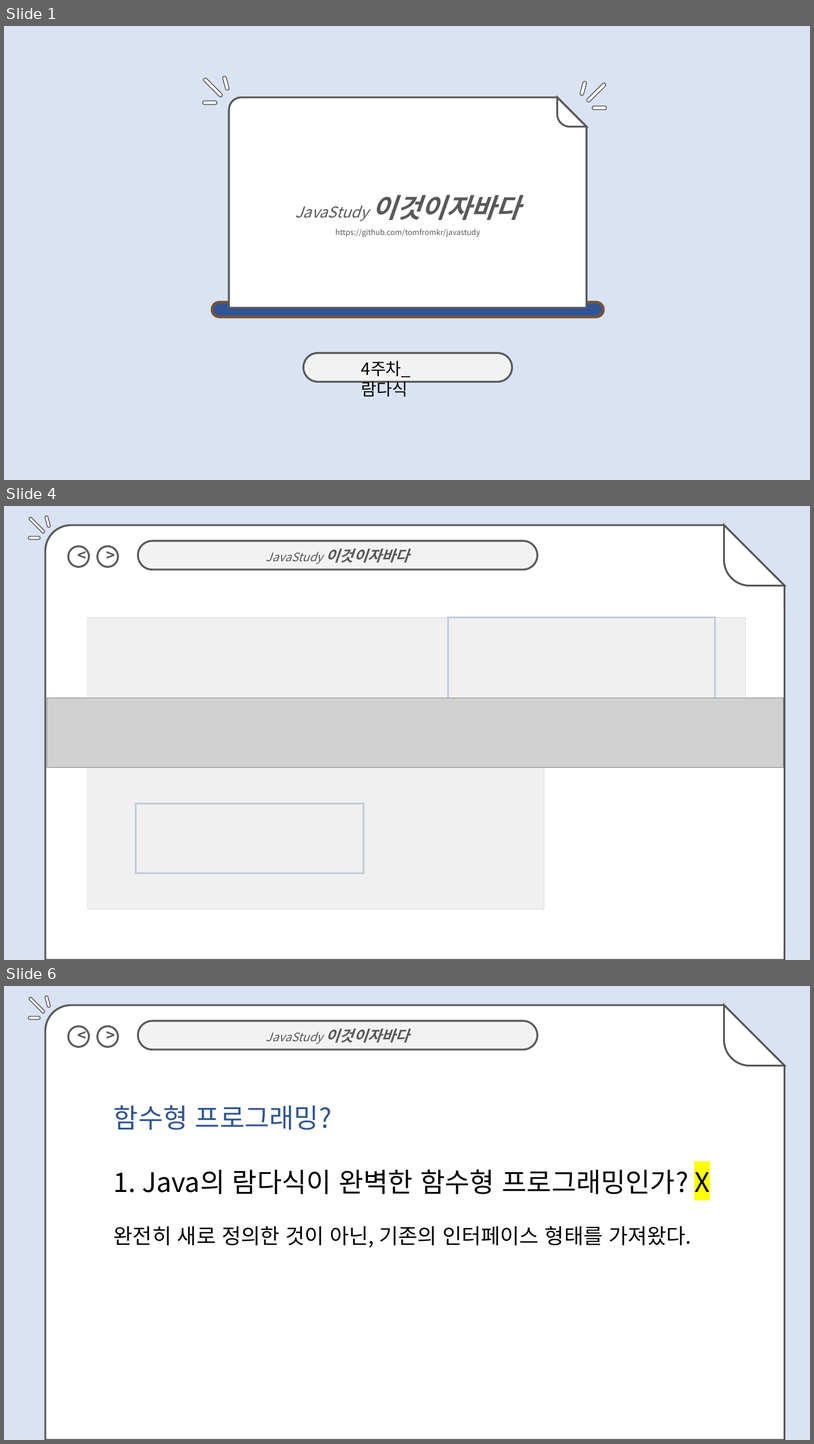
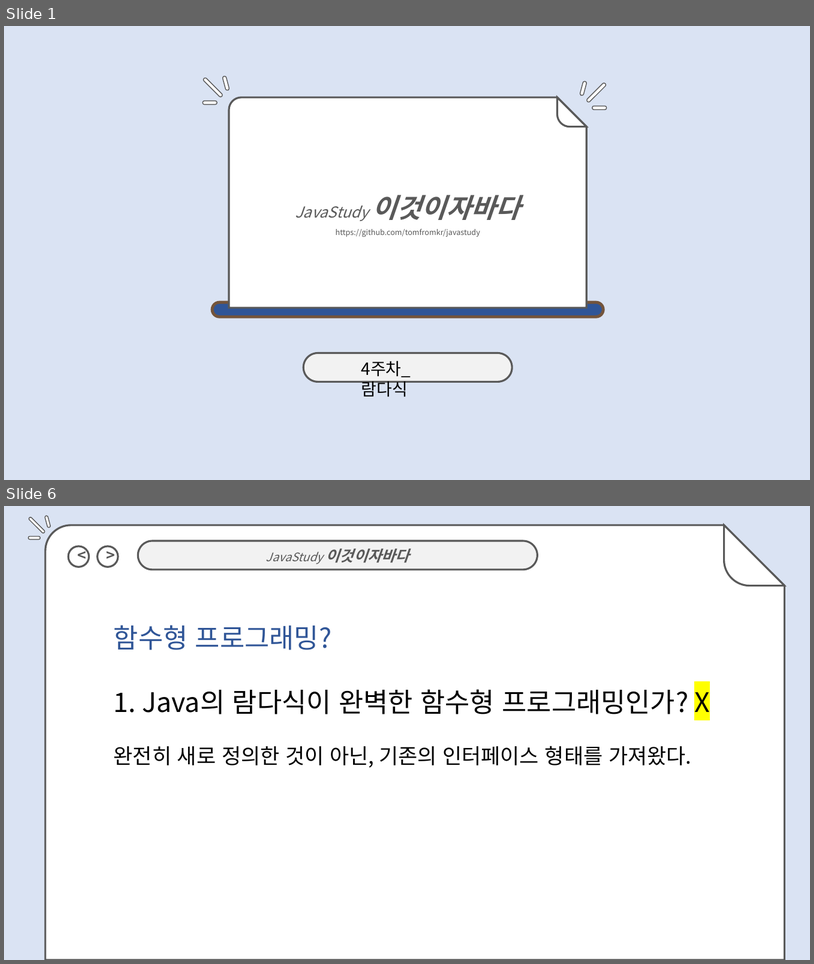
Before and after one commit to jihyyeshin/2019-1-Javastudy, a slide deck: 4주차/4.4 신지혜 발표자료.pptx. Shown one above the other, each under a label of ours: slides 1, 4 and 6 before the commit, slides 1 and 6 after it; the slides between them are not shown. The pictures are 814x1444 and 814x964 pixels, drawn with LibreOffice and Linux fonts; fonts in the diff are those of the drawing; grey boxes stand for pictures. Boxes give left, top, right and bottom in pixels: in the first picture for what was removed or moved away, otherwise in the second. Text is boxed around its words. In the diff, an @@ line names an element or a change of style, - is before the commit and + after.

```diff
--- a/4주차/4.4 신지혜 발표자료.pptx
+++ b/4주차/4.4 신지혜 발표자료.pptx
@@ slide 4 removed at box(4, 506, 810, 960), background #DAE3F3; not listed: 8 template elements that a slide beside it also shows @@
@@ rectangle removed at box(47, 604, 785, 948) @@
@@ picture removed at box(88, 618, 545, 909) @@
@@ picture removed at box(448, 618, 746, 719) @@
@@ rectangle removed at box(448, 618, 715, 711) @@
@@ picture removed at box(47, 698, 785, 768) @@
@@ rectangle removed at box(135, 804, 364, 873) @@
```
Also in this commit, not shown: 8 slides changed, 1 slide added.
